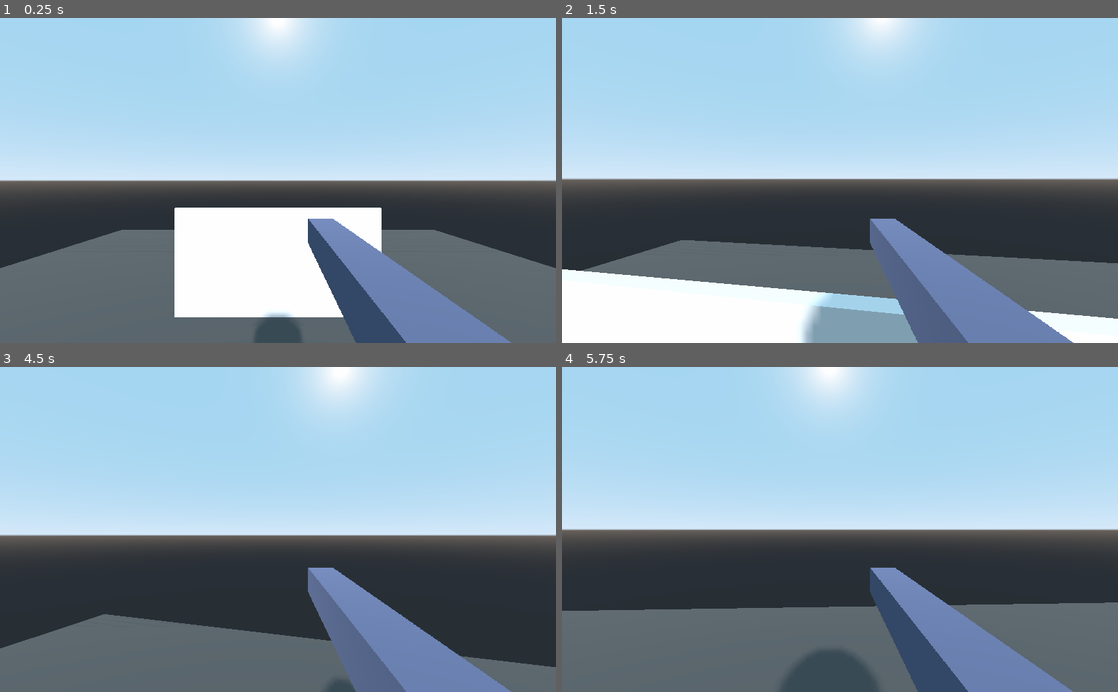
Above: before the commit, frames 1-4 (two rows, left to right).
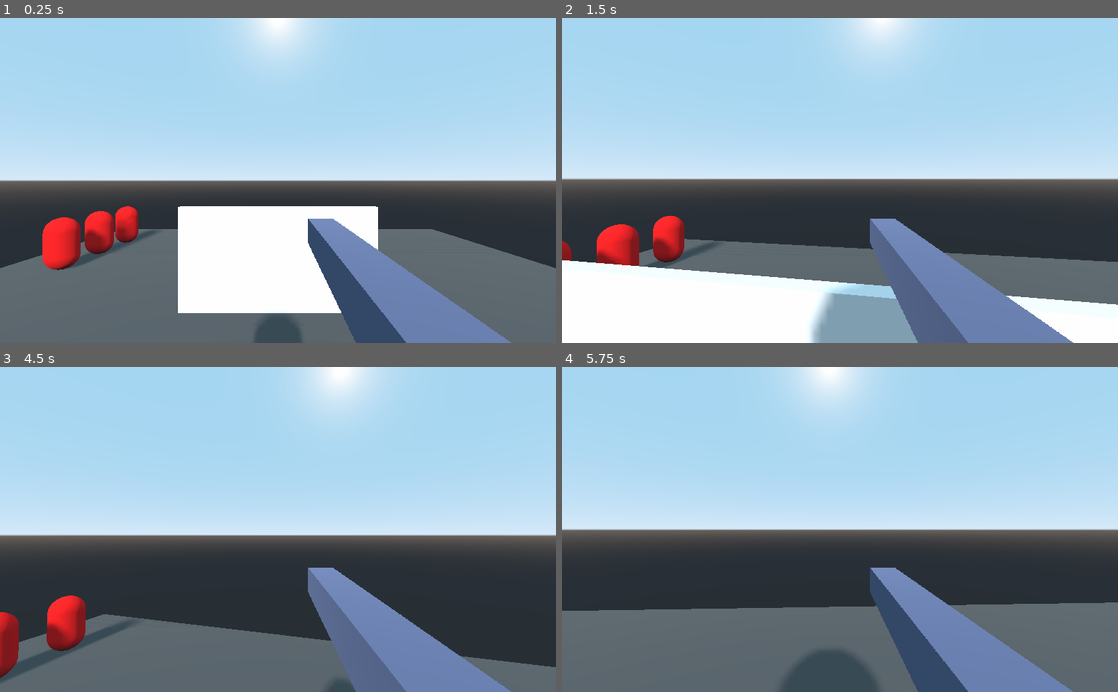
Above: after the commit, the same moments.

Repository: cedmundo/tutorial-fps
Game: Godot game, scene res://Main.tscn
Same seed, same stepped clock (60 frames per second), same inputs: the game is played once before the commit and once after it.
Inputs (mouse positions are in pixels of both pictures, inside the frame that each line leads up to):
- Up to frame 1 (0.25 s): no input
- Up to frame 2 (1.5 s): move the mouse to (867, 180) at 0.52 s; hold Shift (sprint) 0.53-1.28 s; hold W (forward) from 0.53 s (still down); tap Space (jump) at 0.77 s; move the mouse to (812, 180) at 1.27 s; tap Shift (sprint) at 1.35 s
- Up to frame 3 (4.5 s): keep holding W (forward); tap Space (jump) at 1.52, 3.02, 3.77 s; move the mouse to (289, 523) at 2.02 s; hold Shift (sprint) 2.03-2.78 s; move the mouse to (272, 536) at 2.77 s; tap Shift (sprint) at 2.85, 4.35 s; move the mouse to (316, 532) at 3.52 s; hold Shift (sprint) 3.53-4.28 s; move the mouse to (233, 526) at 4.27 s
- Up to frame 4 (5.75 s): keep holding W (forward); tap Space (jump) at 4.52 s; move the mouse to (845, 529) at 5.02 s; hold Shift (sprint) from 5.03 s (still down)

The runs differ from the first frame. In frame 1, 3.1% of the frame differs, in the area x 1-99%, y 57-93%; in frame 2, 5.8%, in the area x 0-100%, y 60-100%; in frame 3, 2.2%; in frame 4, less than 0.1%.

Commit message:
Save player as a scene and add enemy scene

Diff:
--- /dev/null
+++ b/Enemy.gd
@@ -0,0 +1,11 @@
+extends KinematicBody
+
+export(float) var max_health = 100
+
+onready var health = max_health
+
+func deal_damage(amount):
+	health -= amount
+	if health <= 0:
+		health = 0
+		queue_free()
--- /dev/null
+++ b/Enemy.tscn
@@ -0,0 +1,28 @@
+[gd_scene load_steps=5 format=2]
+
+[ext_resource path="res://Enemy.gd" type="Script" id=1]
+
+[sub_resource type="CapsuleShape" id=1]
+height = 1.7
+
+[sub_resource type="SpatialMaterial" id=2]
+albedo_color = Color( 1, 0.0980392, 0.0980392, 1 )
+
+[sub_resource type="CapsuleMesh" id=3]
+material = SubResource( 2 )
+mid_height = 1.7
+
+[node name="Enemy" type="KinematicBody" groups=[
+"enemies",
+]]
+transform = Transform( 1, 0, 0, 0, 1, 0, 0, 0, 1, 0, 1.85, 0 )
+script = ExtResource( 1 )
+
+[node name="CollisionShape" type="CollisionShape" parent="."]
+transform = Transform( 1, 0, 0, 0, -4.37114e-08, -1, 0, 1, -4.37114e-08, 0, 0, 0 )
+shape = SubResource( 1 )
+
+[node name="MeshInstance" type="MeshInstance" parent="."]
+transform = Transform( 1, 0, 0, 0, -4.37114e-08, -1, 0, 1, -4.37114e-08, 0, 0, 0 )
+mesh = SubResource( 3 )
+material/0 = null
--- a/Main.tscn
+++ b/Main.tscn
@@ -1,22 +1,10 @@
-[gd_scene load_steps=7 format=2]
+[gd_scene load_steps=4 format=2]
 
-[ext_resource path="res://Player.gd" type="Script" id=1]
+[ext_resource path="res://Player.tscn" type="PackedScene" id=1]
+[ext_resource path="res://Enemy.tscn" type="PackedScene" id=2]
 
 [sub_resource type="SpatialMaterial" id=1]
 albedo_color = Color( 0.34902, 0.34902, 0.34902, 1 )
-
-[sub_resource type="SpatialMaterial" id=4]
-albedo_color = Color( 0.411765, 0.447059, 0.580392, 1 )
-
-[sub_resource type="CubeMesh" id=5]
-material = SubResource( 4 )
-size = Vector3( 0.2, 0.2, 2 )
-
-[sub_resource type="CapsuleShape" id=2]
-height = 1.7
-
-[sub_resource type="CapsuleMesh" id=3]
-mid_height = 1.7
 
 [node name="Main" type="Spatial"]
 
@@ -41,44 +29,17 @@
 height = 0.505652
 depth = 6.6358
 
-[node name="Player" type="KinematicBody" parent="."]
-transform = Transform( 1, 0, 0, 0, 1, 0, 0, 0, 1, -4.76837e-07, 6.65208, 9.66972 )
-script = ExtResource( 1 )
-vertical_sensibility = 0.2
-horizontal_sensibility = 0.2
+[node name="Player" parent="." instance=ExtResource( 1 )]
+transform = Transform( 1, 0, 0, 0, 1, 0, 0, 0, 1, 0, 6.64922, 10.0244 )
 
-[node name="Camera" type="Camera" parent="Player"]
-transform = Transform( 1, 0, 0, 0, 1, 0, 0, 0, 1, 0, 1.20406, 0 )
-cull_mask = 1048573
+[node name="Enemy" parent="." instance=ExtResource( 2 )]
+transform = Transform( 1, 0, 0, 0, 1, 0, 0, 0, 1, -15.5345, 1.85, -6.71455 )
 
-[node name="Weapon" type="MeshInstance" parent="Player/Camera"]
-transform = Transform( 1, 0, 0, 0, 1, 0, 0, 0, 1, 0.343985, -0.409321, -0.883709 )
-layers = 2
-mesh = SubResource( 5 )
-material/0 = null
+[node name="Enemy2" parent="." instance=ExtResource( 2 )]
+transform = Transform( 1, 0, 0, 0, 1, 0, 0, 0, 1, -15.5345, 1.85, -13.8682 )
 
-[node name="WeaponViewport" type="ViewportContainer" parent="Player/Camera"]
-anchor_right = 1.0
-anchor_bottom = 1.0
-__meta__ = {
-"_edit_use_anchors_": false
-}
-
-[node name="Viewport" type="Viewport" parent="Player/Camera/WeaponViewport"]
-size = Vector2( 1024, 600 )
-transparent_bg = true
-
-[node name="WeaponCamera" type="Camera" parent="Player/Camera/WeaponViewport/Viewport"]
-cull_mask = 2
-
-[node name="CollisionShape" type="CollisionShape" parent="Player"]
-transform = Transform( 1, 0, 0, 0, -4.37114e-08, -1, 0, 1, -4.37114e-08, 0, 0, 0 )
-shape = SubResource( 2 )
-
-[node name="MeshInstance" type="MeshInstance" parent="Player"]
-transform = Transform( 1, 0, 0, 0, -4.37114e-08, -1, 0, 1, -4.37114e-08, 0, 0, 0 )
-mesh = SubResource( 3 )
-material/0 = null
+[node name="Enemy3" parent="." instance=ExtResource( 2 )]
+transform = Transform( 1, 0, 0, 0, 1, 0, 0, 0, 1, -15.5345, 1.85, -10.218 )
 
 [node name="DirectionalLight" type="DirectionalLight" parent="."]
 transform = Transform( 1, 0, 0, 0, 0.83907, 0.544024, 0, -0.544024, 0.83907, 0, 12.6617, 12.2597 )
--- /dev/null
+++ b/Player.tscn
@@ -0,0 +1,57 @@
+[gd_scene load_steps=6 format=2]
+
+[ext_resource path="res://Player.gd" type="Script" id=1]
+
+[sub_resource type="SpatialMaterial" id=1]
+albedo_color = Color( 0.411765, 0.447059, 0.580392, 1 )
+
+[sub_resource type="CubeMesh" id=2]
+material = SubResource( 1 )
+size = Vector3( 0.2, 0.2, 2 )
+
+[sub_resource type="CapsuleShape" id=3]
+height = 1.7
+
+[sub_resource type="CapsuleMesh" id=4]
+mid_height = 1.7
+
+[node name="Player" type="KinematicBody"]
+transform = Transform( 1, 0, 0, 0, 1, 0, 0, 0, 1, 0, 1.85, 0 )
+script = ExtResource( 1 )
+vertical_sensibility = 0.2
+horizontal_sensibility = 0.2
+
+[node name="Camera" type="Camera" parent="."]
+transform = Transform( 1, 0, 0, 0, 1, 0, 0, 0, 1, 0, 1.20406, 0 )
+cull_mask = 1048573
+
+[node name="Weapon" type="MeshInstance" parent="Camera"]
+transform = Transform( 1, 0, 0, 0, 1, 0, 0, 0, 1, 0.343985, -0.409321, -0.883709 )
+layers = 2
+mesh = SubResource( 2 )
+material/0 = null
+
+[node name="WeaponViewport" type="ViewportContainer" parent="Camera"]
+anchor_right = 1.0
+anchor_bottom = 1.0
+__meta__ = {
+"_edit_use_anchors_": false
+}
+
+[node name="Viewport" type="Viewport" parent="Camera/WeaponViewport"]
+size = Vector2( 1024, 600 )
+transparent_bg = true
+handle_input_locally = false
+render_target_update_mode = 3
+
+[node name="WeaponCamera" type="Camera" parent="Camera/WeaponViewport/Viewport"]
+cull_mask = 2
+
+[node name="CollisionShape" type="CollisionShape" parent="."]
+transform = Transform( 1, 0, 0, 0, -4.37114e-08, -1, 0, 1, -4.37114e-08, 0, 0, 0 )
+shape = SubResource( 3 )
+
+[node name="MeshInstance" type="MeshInstance" parent="."]
+transform = Transform( 1, 0, 0, 0, -4.37114e-08, -1, 0, 1, -4.37114e-08, 0, 0, 0 )
+mesh = SubResource( 4 )
+material/0 = null
